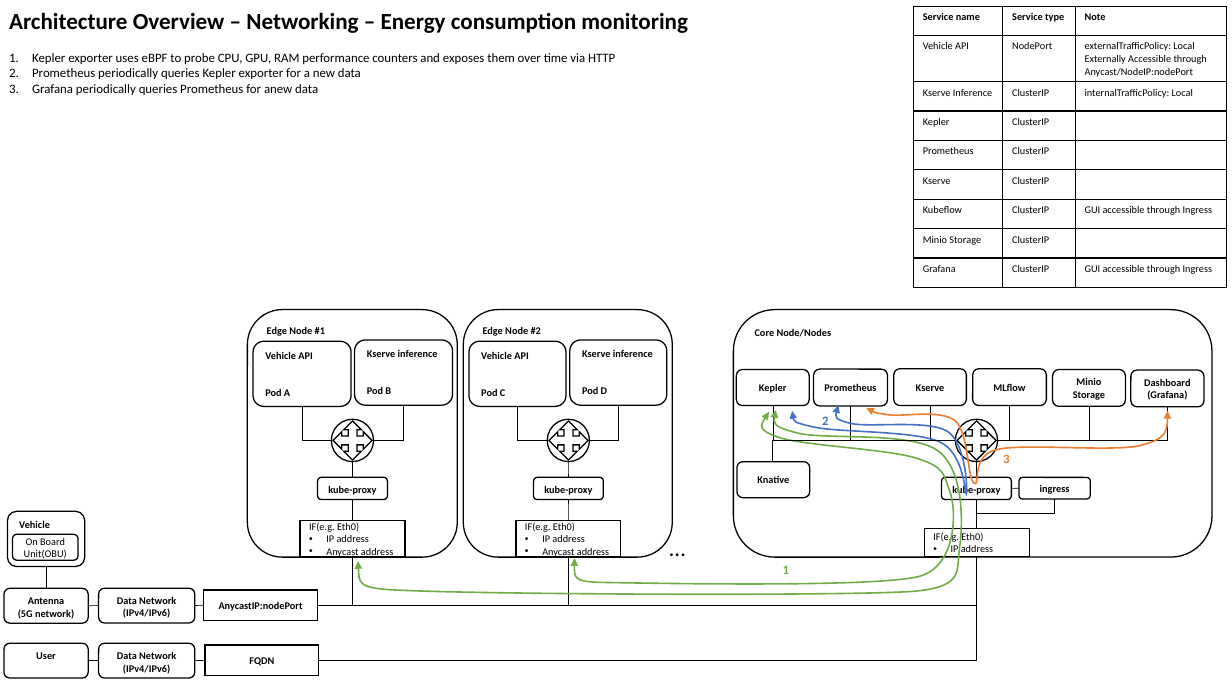
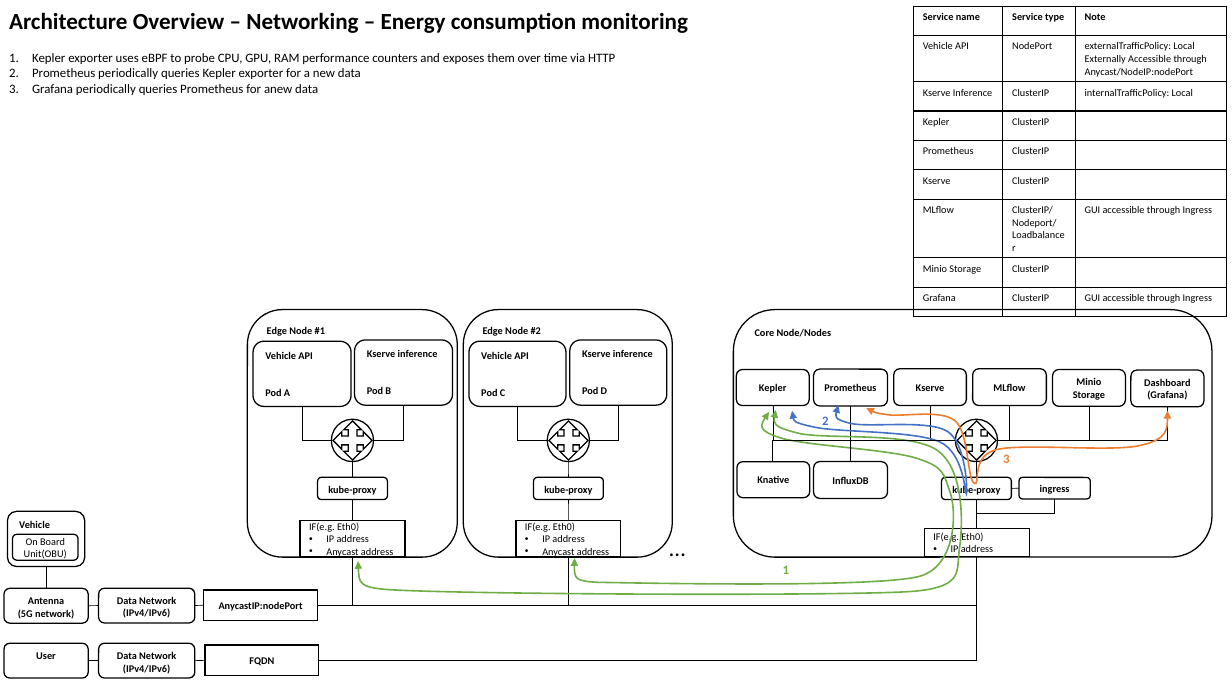
Before and after one commit to 5uperpalo/success6g-edge, a slide deck: slide 6 of img/success6g_edge_architecture.pptx. Drawn at 1232x693 pixels with LibreOffice and Linux fonts; fonts in the diff are those of the drawing. Boxes give left, top, right and bottom in pixels: in the first picture for what was removed or moved away, otherwise in the second. Text is boxed around its words. In the diff, an @@ line names an element or a change of style, - is before the commit and + after.

```diff
--- a/img/success6g_edge_architecture.pptx
+++ b/img/success6g_edge_architecture.pptx
@@ table at [914, 6, 1227, 307] @@
-row 7, column 1: Kubeflow
+row 7, column 1: MLflow
-row 7, column 2: ClusterIP
+row 7, column 2: ClusterIP/Nodeport/Loadbalancer
@@ elbow line added from (956, 441) to (851, 462), #000000 0.5 pt @@
@@ rounded rectangle added at [814, 462, 888, 499], outline #000000 1 pt, 8 pt, text #000000, bold @@
+InfluxDB
```
Also in this commit, not shown: 9 other slides changed, 2 slides added, 3 slides removed, 17 other files.
